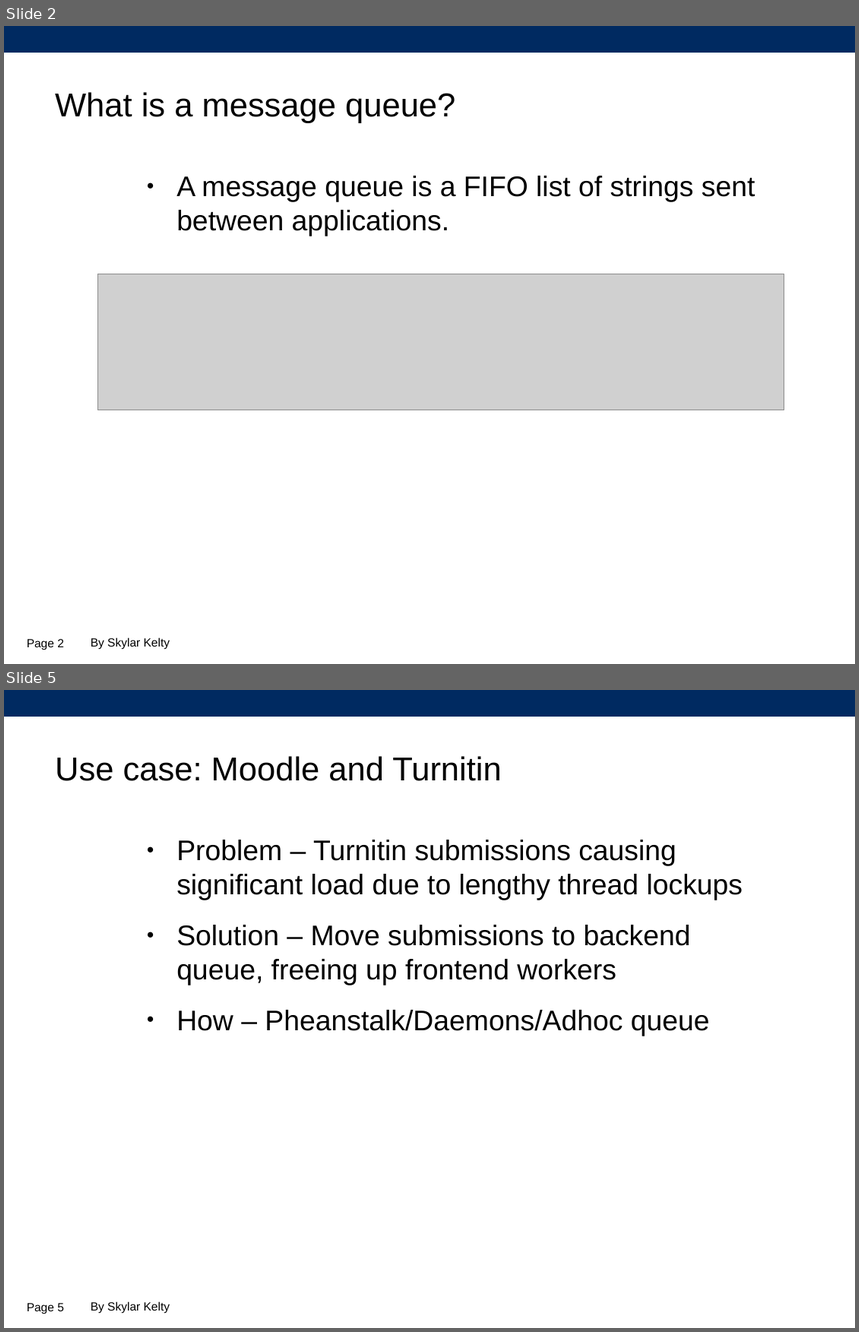
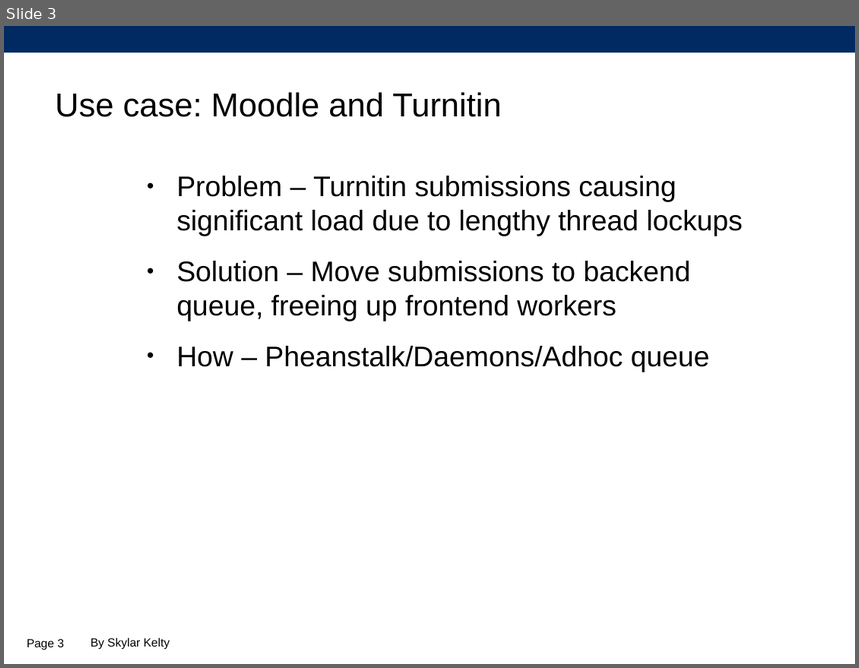
Before and after one commit to SkylarKelty/pheanstalkd-demo, a slide deck: presentation/beanstalkd.odp. Shown one above the other, each under a label of ours: slides 2 and 5 before the commit, slide 3 after it; the slides between them are not shown. The pictures are 859x1332 and 859x668 pixels, drawn with LibreOffice and Linux fonts; fonts in the diff are those of the drawing; grey boxes stand for pictures; background and template pictures are left out. Boxes give left, top, right and bottom in pixels: in the first picture for what was removed or moved away, otherwise in the second. Text is boxed around its words. In the diff, an @@ line names an element or a change of style, - is before the commit and + after.

```diff
--- a/presentation/beanstalkd.odp
+++ b/presentation/beanstalkd.odp
@@ slide 2 removed at <box>4,26,855,664</box>, background #FFFFFF; not listed: 1 template element that a slide beside it also shows @@
@@ title removed at <box>55,92,455,123</box> @@
-What is a message queue?
@@ text removed at <box>177,176,756,237</box> @@
-● A message queue is a FIFO list of strings sent between applications.
@@ picture removed at <box>97,274,784,410</box> @@
@@ page number removed at <box>27,639,64,650</box> @@
-Page 2
@@ text removed at <box>91,638,170,650</box> @@
-By Skylar Kelty
@@ what was slide 5 is now slide 3 @@
@@ page number at <box>27,639,64,650</box>: text changed @@
-Page 5
+Page 3
```
Also in this commit, not shown: 1 slide added, 2 other slides removed.
